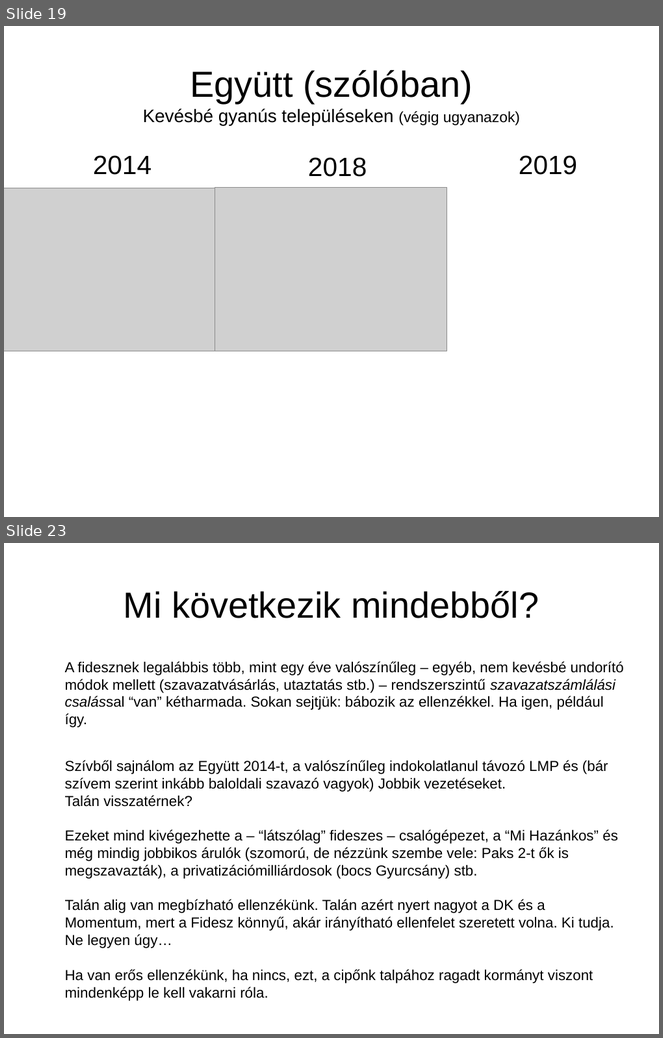
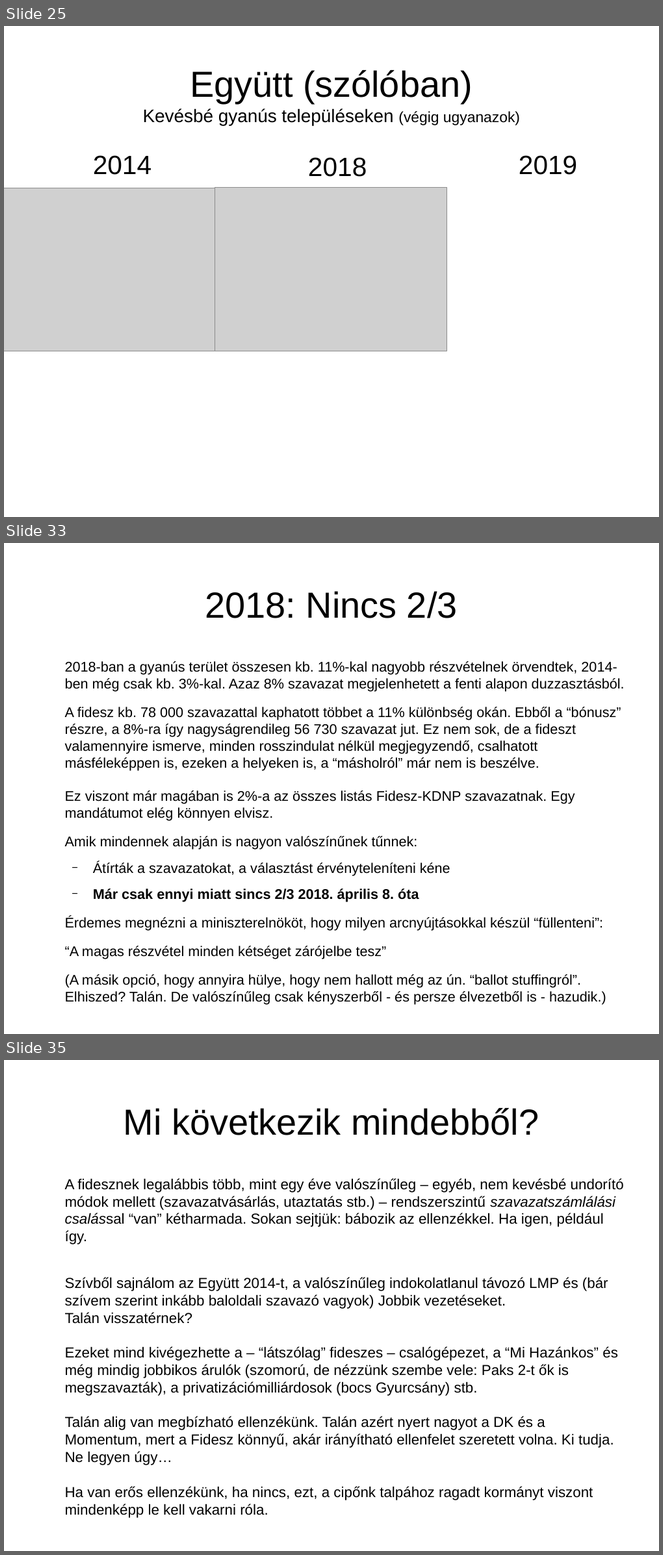
Before and after one commit to brezniczky/ep_elections_2019_hun, a slide deck: slides/hun/slides.odp. Shown one above the other, each under a label of ours: slides 19 and 23 before the commit, slides 25, 33 and 35 after it; the slides between them are not shown. The pictures are 663x1038 and 663x1555 pixels, drawn with LibreOffice and Linux fonts; fonts in the diff are those of the drawing; grey boxes stand for pictures. Boxes give left, top, right and bottom in pixels: in the first picture for what was removed or moved away, otherwise in the second. Text is boxed around its words. In the diff, an @@ line names an element or a change of style, - is before the commit and + after.

```diff
--- a/slides/hun/slides.odp
+++ b/slides/hun/slides.odp
@@ slide 33 added at (4,543,659,1034), background #FFFFFF @@
@@ title added at (206,591,458,618), 44 pt, text #000000 @@
+2018: Nincs 2/3
@@ text added at (65,661,625,988), 17 pt, text #000000 @@
+2018-ban a gyanús terület összesen kb. 11%-kal nagyobb részvételnek örvendtek, 2014-ben még csak kb. 3%-kal. Azaz 8% szavazat megjelenhetett a fenti alapon duzzasztásból.
+A fidesz kb. 78 000 szavazattal kaphatott többet a 11% különbség okán. Ebből a “bónusz” részre, a 8%-ra így nagyságrendileg 56 730 szavazat jut. Ez nem sok, de a fideszt valamennyire ismerve, minden rosszindulat nélkül megjegyzendő, csalhatott másféleképpen is, ezeken a helyeken is, a “másholról” már nem is beszélve.
+Ez viszont már magában is 2%-a az összes listás Fidesz-KDNP szavazatnak. Egy mandátumot elég könnyen elvisz.
+Amik mindennek alapján is nagyon valószínűnek tűnnek:
+  − Átírták a szavazatokat, a választást érvényteleníteni kéne
+  − Már csak ennyi miatt sincs 2/3 2018. április 8. óta
+Érdemes megnézni a miniszterelnököt, hogy milyen arcnyújtásokkal készül “füllenteni”:
+“A magas részvétel minden kétséget zárójelbe tesz”
+(A másik opció, hogy annyira hülye, hogy nem hallott még az ún. “ballot stuffingról”. Elhiszed? Talán. De valószínűleg csak kényszerből - és persze élvezetből is - hazudik.)
@@ what was slide 19 is now slide 25 @@
@@ what was slide 23 is now slide 35 @@
```
Also in this commit, not shown: 6 slides changed, 13 other slides added, 2 slides removed, 2 other files.
